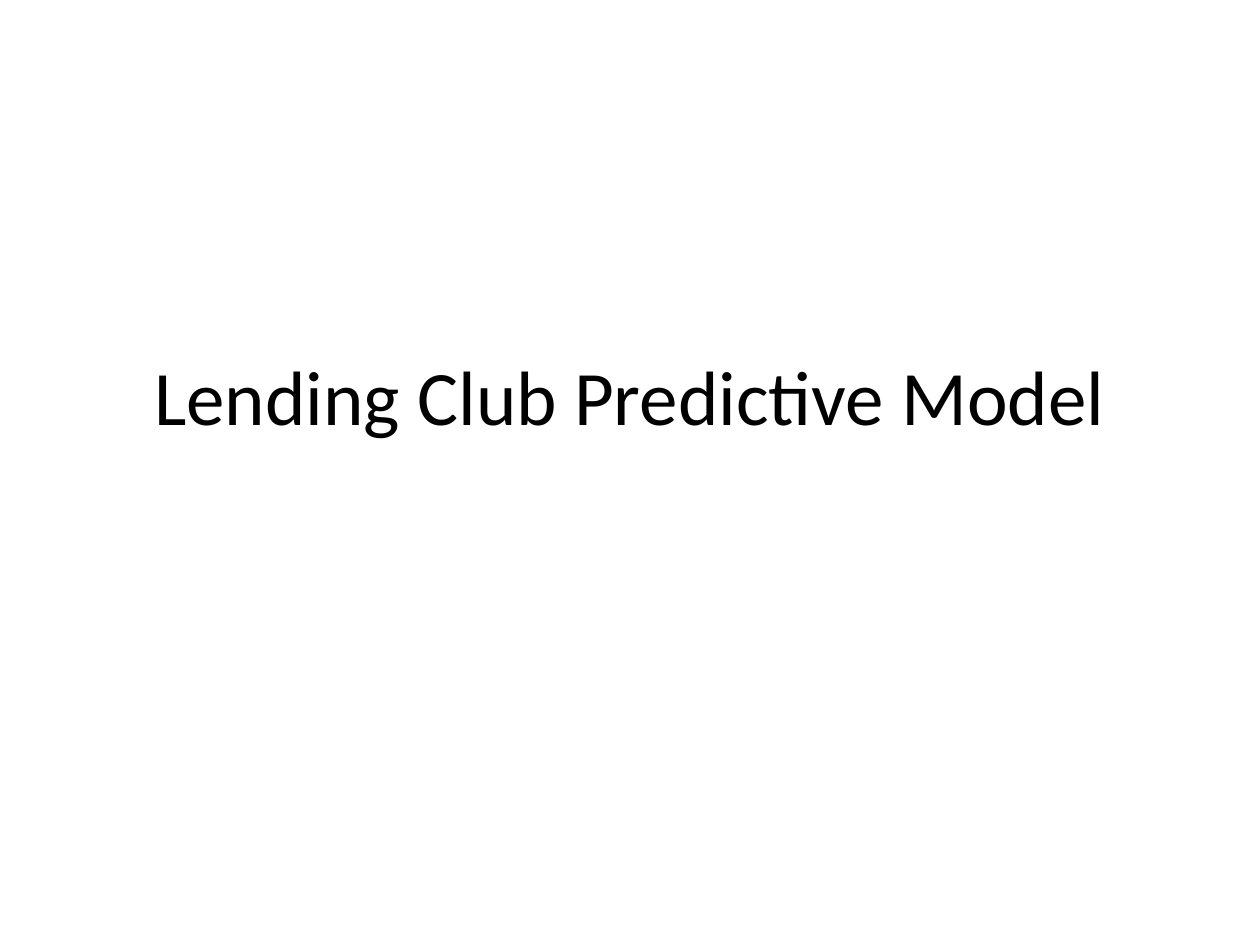
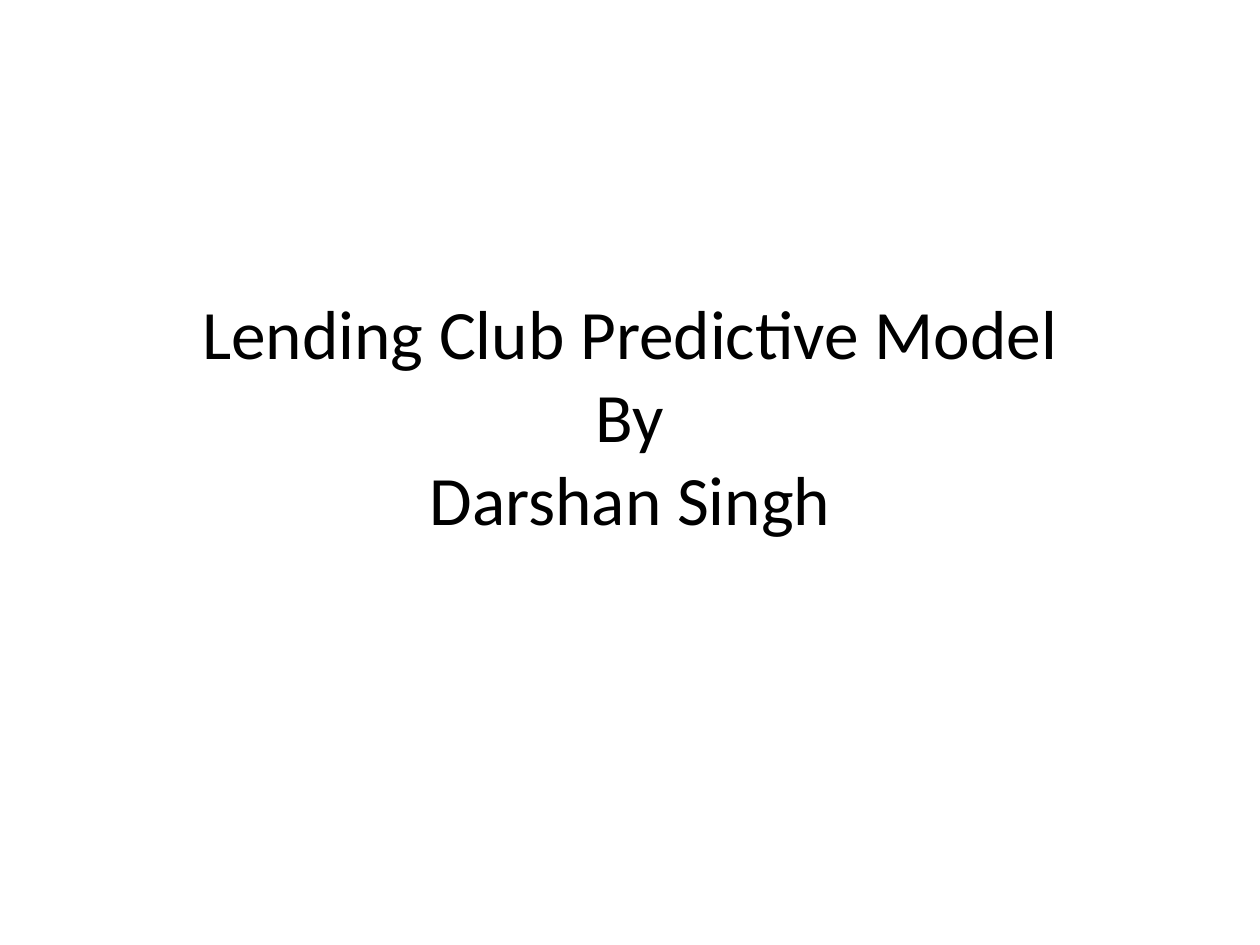
Before and after one commit to darshanmeel/LV, a slide deck: slide 1 of R/LV_presentation.pptx. Drawn at 1260x945 pixels with LibreOffice and Linux fonts; fonts in the diff are those of the drawing. Boxes give left, top, right and bottom in pixels: in the first picture for what was removed or moved away, otherwise in the second. Text is boxed around its words. In the diff, an @@ line names an element or a change of style, - is before the commit and + after.

```diff
--- a/R/LV_presentation.pptx
+++ b/R/LV_presentation.pptx
@@ title at (202, 311, 1057, 537): text changed; size 44 to 39.6 pt @@
-Lending Club Predictive Model
+Lending Club Predictive Model
+By
+Darshan Singh
```
Also in this commit, not shown: 4 other slides changed, 1 other file.
